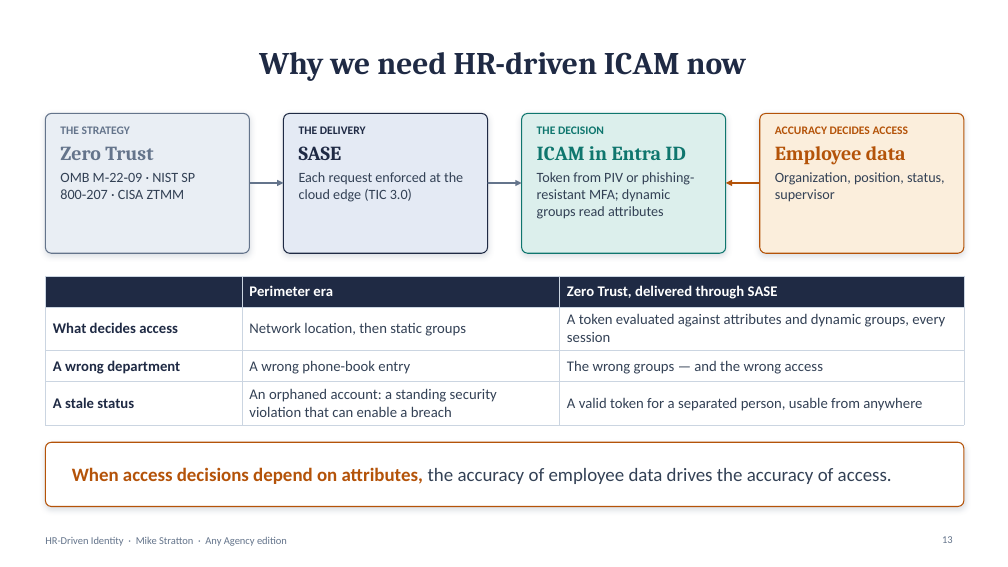
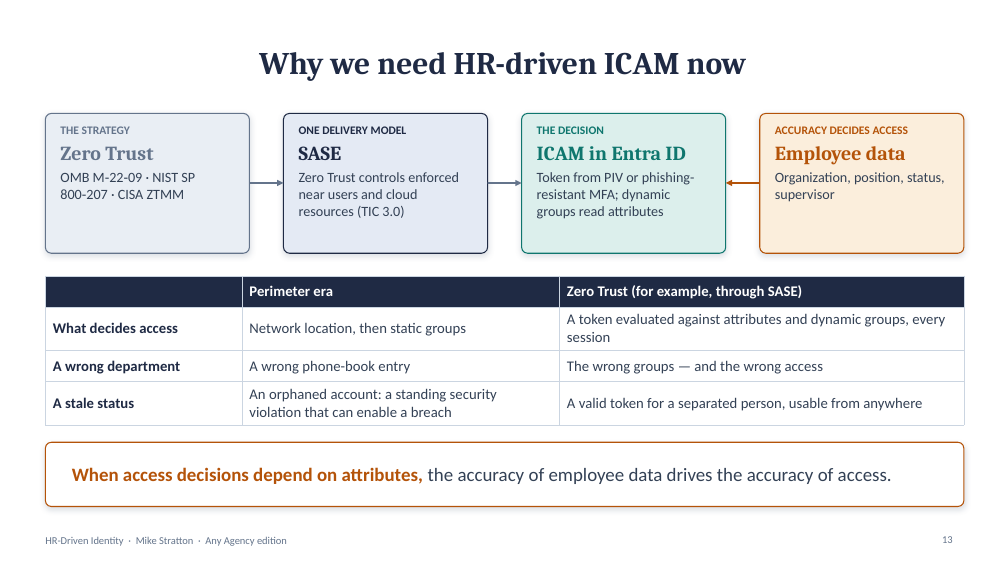
Before and after one commit to WhalerMike/modernization-workbook, a slide deck: slide 13 of presentations/hr-driven-identity-interview/HR_Driven_Identity_Exec_AnyAgency.pptx. Drawn at 1008x567 pixels with LibreOffice and Linux fonts; fonts in the diff are those of the drawing; background and template pictures are left out. Boxes give left, top, right and bottom in pixels: in the first picture for what was removed or moved away, otherwise in the second. Text is boxed around its words. In the diff, an @@ line names an element or a change of style, - is before the commit and + after.

```diff
--- a/presentations/hr-driven-identity-interview/HR_Driven_Identity_Exec_AnyAgency.pptx
+++ b/presentations/hr-driven-identity-interview/HR_Driven_Identity_Exec_AnyAgency.pptx
@@ text at (x1=299, y1=126, x2=407, y2=134): text changed @@
-THE DELIVERY
+ONE DELIVERY MODEL
@@ text at (x1=299, y1=172, x2=459, y2=218): text changed @@
-Each request enforced at the cloud edge (TIC 3.0)
+Zero Trust controls enforced near users and cloud resources (TIC 3.0)
@@ table at (x1=45, y1=276, x2=964, y2=421) @@
-row 1, column 3: Zero Trust, delivered through SASE
+row 1, column 3: Zero Trust (for example, through SASE)
```
Also in this commit, not shown: 6 other slides changed, 22 other files.
